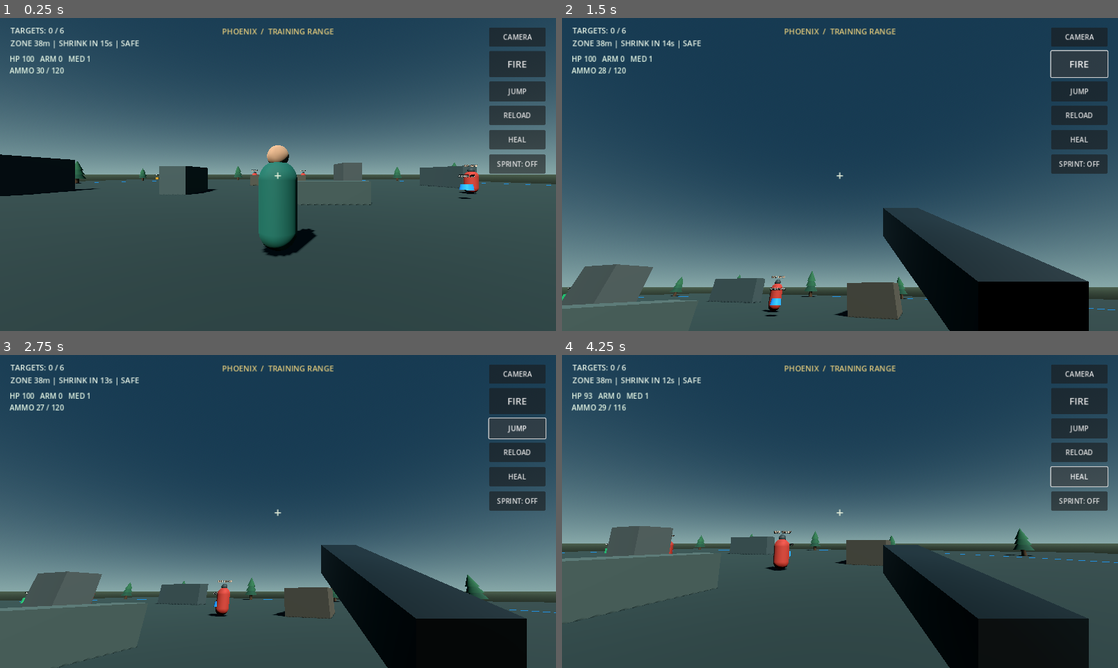
Above: before the commit, frames 1-4 (two rows, left to right).
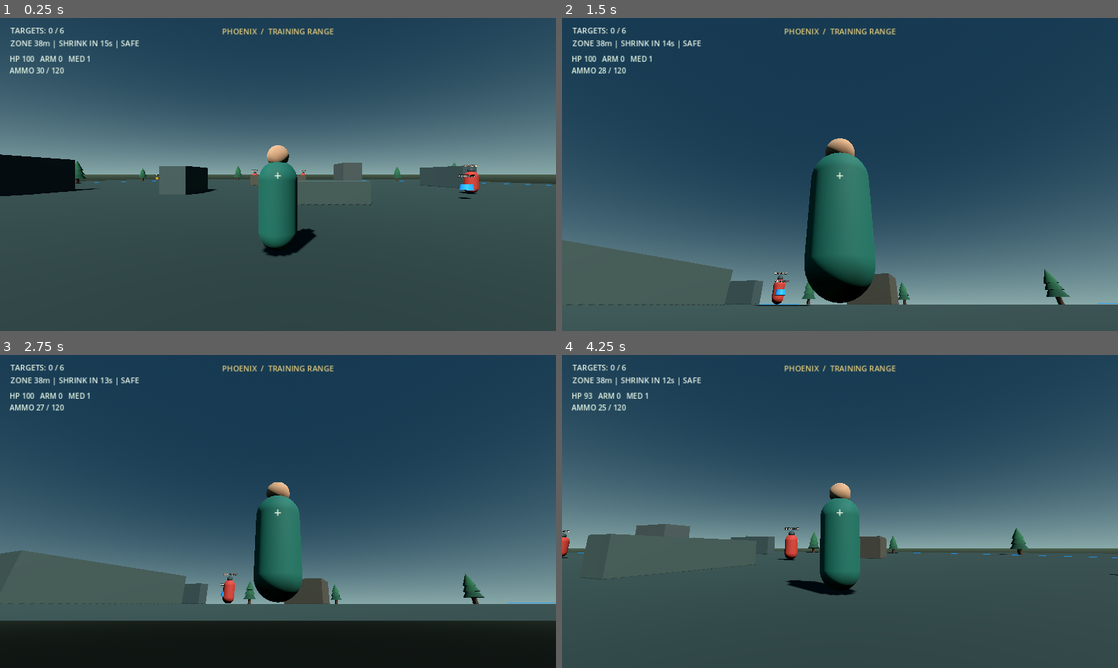
Above: after the commit, the same moments.

Repository: rannarmenu/project-phoenix-battle-royale
Game: Godot game, scene res://scenes/main.tscn
The game is run twice, just before and just after one commit, with the same random seed, the same clock (stepped at 60 frames per second) and the same inputs.
Inputs (mouse positions are in pixels of both pictures, inside the frame that each line leads up to):
- Up to frame 1 (0.25 s): no input
- Up to frame 2 (1.5 s): click (1079, 36) at 0.5 s, where only the run before the commit has a clickable "CAMERA"; click (1079, 64) at 1.25 s, where only the run before the commit has a clickable "FIRE"
- Up to frame 3 (2.75 s): click (517, 426) at 2 s, where only the run before the commit has a clickable "JUMP"
- Up to frame 4 (4.25 s): click (1079, 452) at 2.75 s, where only the run before the commit has a clickable "RELOAD"; click (1079, 477) at 3.5 s, where only the run before the commit has a clickable "HEAL"

The runs differ from the first frame. In frame 1, 3.9% of the frame differs, in the area x 88-99%, y 3-50%; in frame 2, 22%; in frame 3, 27%, in the area x 0-100%, y 3-100%; in frame 4, 18%.

Commit message:
Show action buttons only on mobile HUD

Diff:
--- a/scripts/player.gd
+++ b/scripts/player.gd
@@ -148,32 +148,31 @@
 		joystick_overlay.name = "VirtualJoystickOverlay"
 		layer.add_child(joystick_overlay)
 
-	var camera_button := _make_button("CAMERA", Vector2(-154, 22), Vector2(130, 44))
-	camera_button.pressed.connect(toggle_camera_mode)
-	layer.add_child(camera_button)
-
-	var fire_button := _make_button("FIRE", Vector2(-154, 76), Vector2(130, 60))
-	fire_button.add_theme_font_size_override("font_size", 22)
-	fire_button.pressed.connect(_shoot)
-	layer.add_child(fire_button)
-
-	var jump_button := _make_button("JUMP", Vector2(-154, 146), Vector2(130, 46))
-	jump_button.pressed.connect(_request_jump)
-	layer.add_child(jump_button)
-
-	var reload_button := _make_button("RELOAD", Vector2(-154, 202), Vector2(130, 44))
-	reload_button.pressed.connect(_reload)
-	layer.add_child(reload_button)
-
-	var heal_button := _make_button("HEAL", Vector2(-154, 258), Vector2(130, 44))
-	heal_button.pressed.connect(use_medkit)
-	layer.add_child(heal_button)
-
-	mobile_sprint_button = _make_button("SPRINT: OFF", Vector2(-154, 314), Vector2(130, 44))
-	mobile_sprint_button.pressed.connect(_toggle_mobile_sprint)
-	layer.add_child(mobile_sprint_button)
-
-	if is_mobile:
+		var camera_button := _make_button("CAMERA", Vector2(-154, 22), Vector2(130, 44))
+		camera_button.pressed.connect(toggle_camera_mode)
+		layer.add_child(camera_button)
+
+		var fire_button := _make_button("FIRE", Vector2(-154, 76), Vector2(130, 60))
+		fire_button.add_theme_font_size_override("font_size", 22)
+		fire_button.pressed.connect(_shoot)
+		layer.add_child(fire_button)
+
+		var jump_button := _make_button("JUMP", Vector2(-154, 146), Vector2(130, 46))
+		jump_button.pressed.connect(_request_jump)
+		layer.add_child(jump_button)
+
+		var reload_button := _make_button("RELOAD", Vector2(-154, 202), Vector2(130, 44))
+		reload_button.pressed.connect(_reload)
+		layer.add_child(reload_button)
+
+		var heal_button := _make_button("HEAL", Vector2(-154, 258), Vector2(130, 44))
+		heal_button.pressed.connect(use_medkit)
+		layer.add_child(heal_button)
+
+		mobile_sprint_button = _make_button("SPRINT: OFF", Vector2(-154, 314), Vector2(130, 44))
+		mobile_sprint_button.pressed.connect(_toggle_mobile_sprint)
+		layer.add_child(mobile_sprint_button)
+
 		var hint := Label.new()
 		hint.text = "LEFT: MOVE   •   RIGHT: AIM"
 		hint.anchor_left = 0.5
